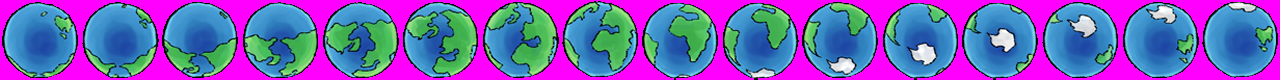
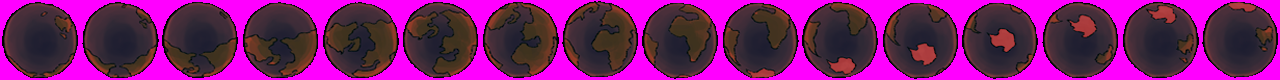
Comparing the layer stacks of the two (1280, 80) images. Changes:
renamed "레이어 4" to "255", painted on it over (4, 2, 1276, 80)
added layer "공격" (darken) above "레이어 3" over (4, 2, 1276, 80)
